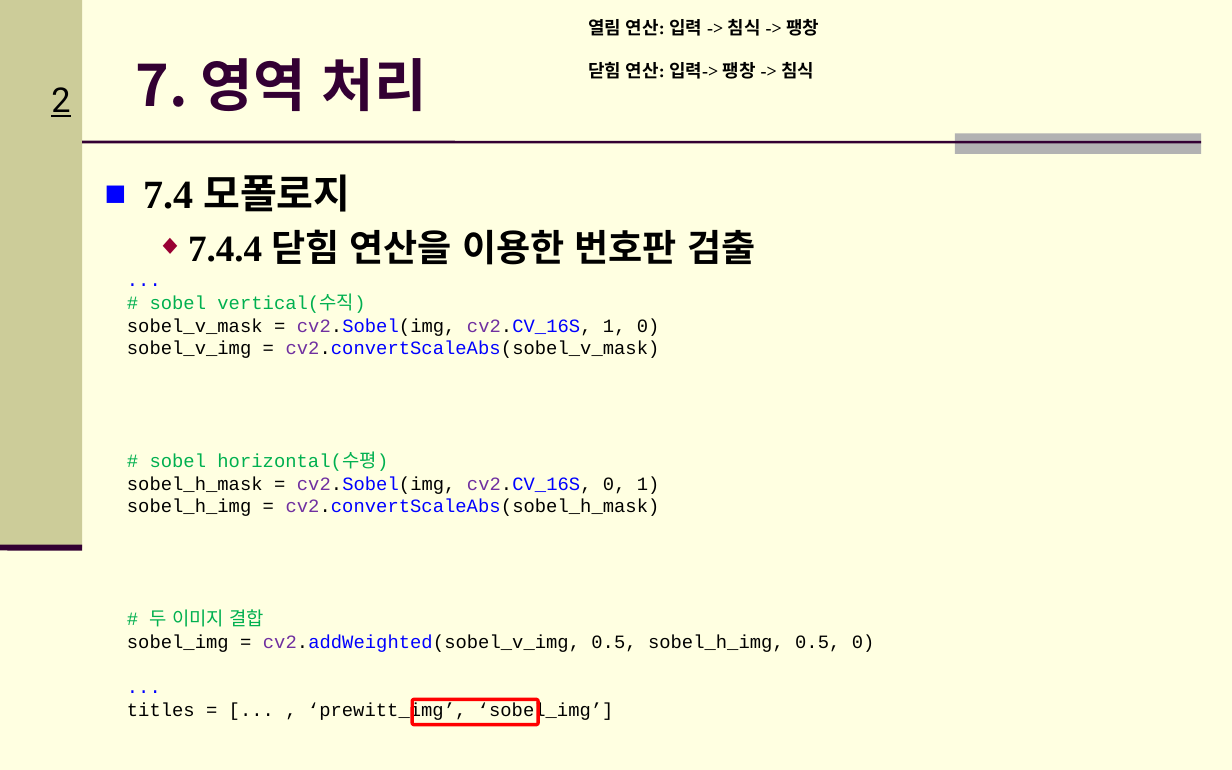
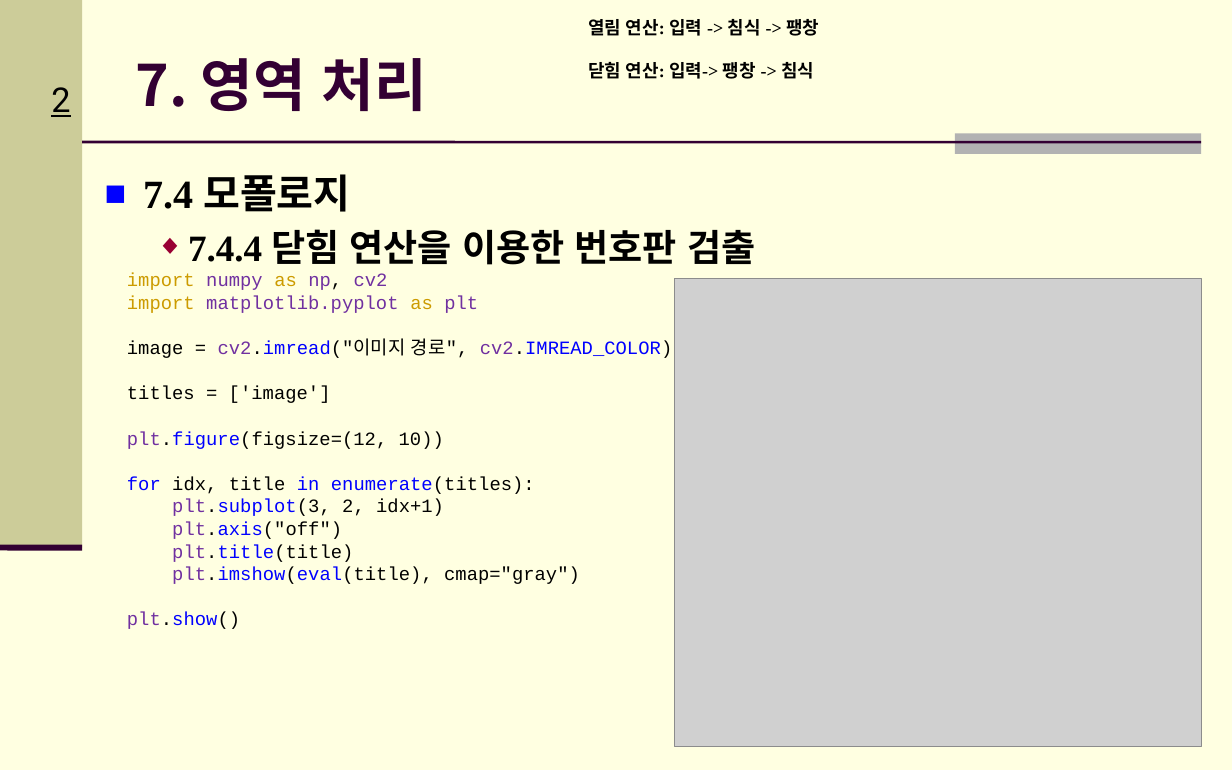
Before and after one commit to Hitbee-dev/OpenCV-Python, a slide deck: slide 2 of 2022-11-29/documents/CH_07 영역 처리 & CH_08 기하학 처리.pptx. Drawn at 1232x770 pixels with LibreOffice and Linux fonts; fonts in the diff are those of the drawing; grey boxes stand for pictures; background and template pictures are left out. Boxes give left, top, right and bottom in pixels: in the first picture for what was removed or moved away, otherwise in the second. Text is boxed around its words. In the diff, an @@ line names an element or a change of style, - is before the commit and + after.

```diff
--- a/2022-11-29/documents/CH_07 영역 처리 & CH_08 기하학 처리.pptx
+++ b/2022-11-29/documents/CH_07 영역 처리 & CH_08 기하학 처리.pptx
@@ text at (127, 273, 673, 629): text changed @@
-...
-# sobel vertical(수직)
-sobel_v_mask = cv2.Sobel(img, cv2.CV_16S, 1, 0)
-sobel_v_img = cv2.convertScaleAbs(sobel_v_mask)
-# sobel horizontal(수평)
-sobel_h_mask = cv2.Sobel(img, cv2.CV_16S, 0, 1)
-sobel_h_img = cv2.convertScaleAbs(sobel_h_mask)
-# 두 이미지 결합
-sobel_img = cv2.addWeighted(sobel_v_img, 0.5, sobel_h_img, 0.5, 0)
-...
-titles = [... , ‘prewitt_img’, ‘sobel_img’]
+import numpy as np, cv2
+import matplotlib.pyplot as plt
+image = cv2.imread("이미지 경로", cv2.IMREAD_COLOR)
+titles = ['image']
+plt.figure(figsize=(12, 10))
+for idx, title in enumerate(titles):
+plt.subplot(3, 2, idx+1)
+plt.axis("off")
+plt.title(title)
+plt.imshow(eval(title), cmap="gray")
+plt.show()
@@ picture added at (674, 278, 1201, 747) @@
@@ rounded rectangle removed at (413, 700, 538, 724) @@
```
Also in this commit, not shown: 13 slides added, 3 other files.
